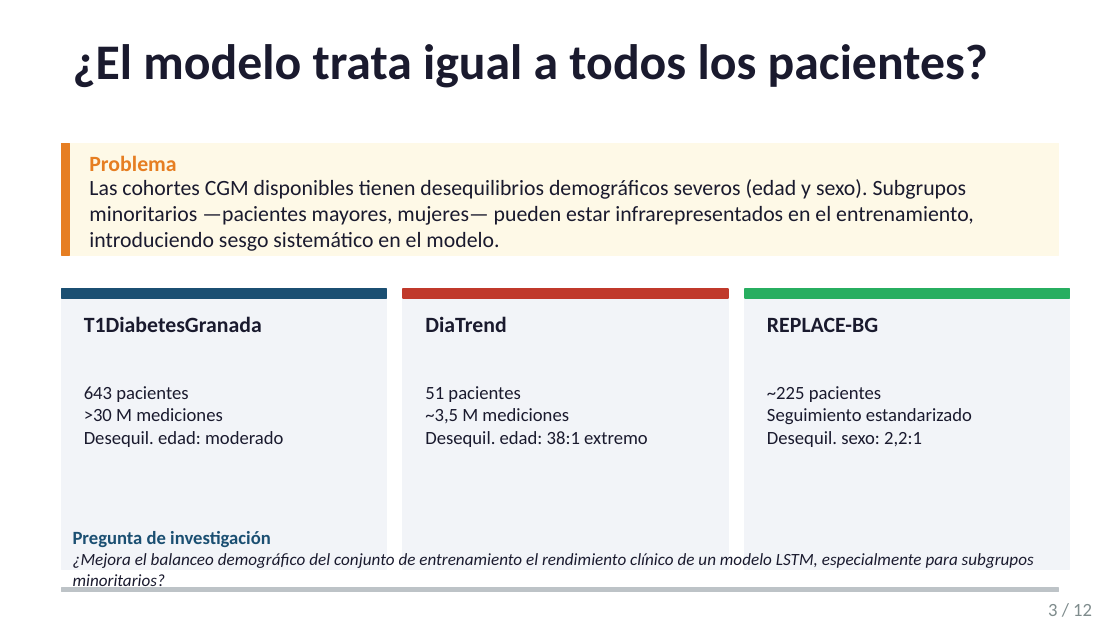
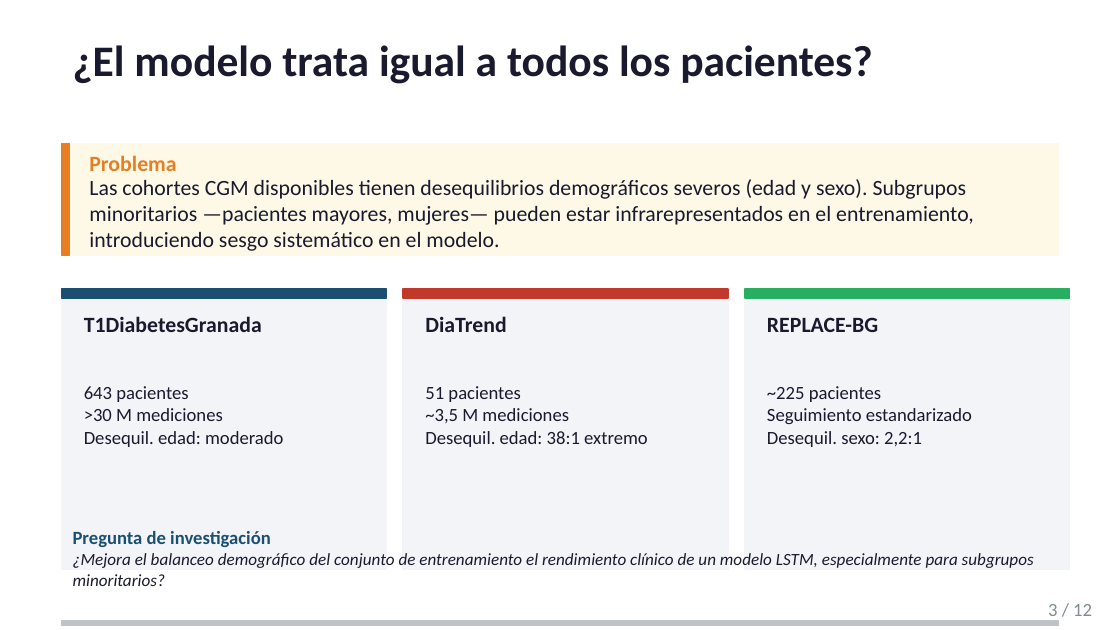
Before and after one commit to juanhdezz/TFM-Glucose-Prediction, a slide deck: slide 3 of tfm_defensa.pptx. Drawn at 1120x630 pixels with LibreOffice and Linux fonts; fonts in the diff are those of the drawing. Boxes give left, top, right and bottom in pixels: in the first picture for what was removed or moved away, otherwise in the second. Text is boxed around its words. In the diff, an @@ line names an element or a change of style, - is before the commit and + after.

```diff
--- a/tfm_defensa.pptx
+++ b/tfm_defensa.pptx
@@ text "¿El modelo trata igual a ..." at box(73, 45, 872, 84): size 32 to 28 pt @@
@@ rectangle: place and size @@
-rectangle at box(62, 588, 1058, 591)
+rectangle at box(62, 622, 1058, 625)
@@ rectangle added at box(62, 620, 1058, 624), fill #BDC3C7, outline #BDC3C7 1 pt @@
```
Also in this commit, not shown: 3 other slides changed, 14 other files.
